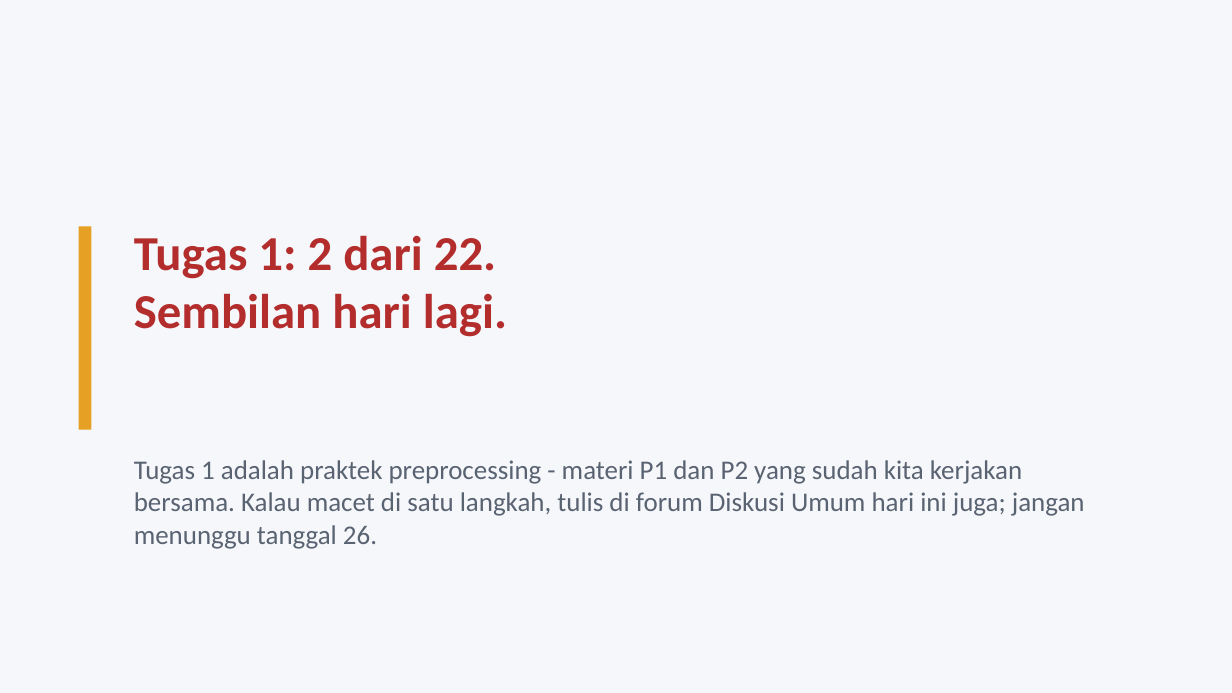
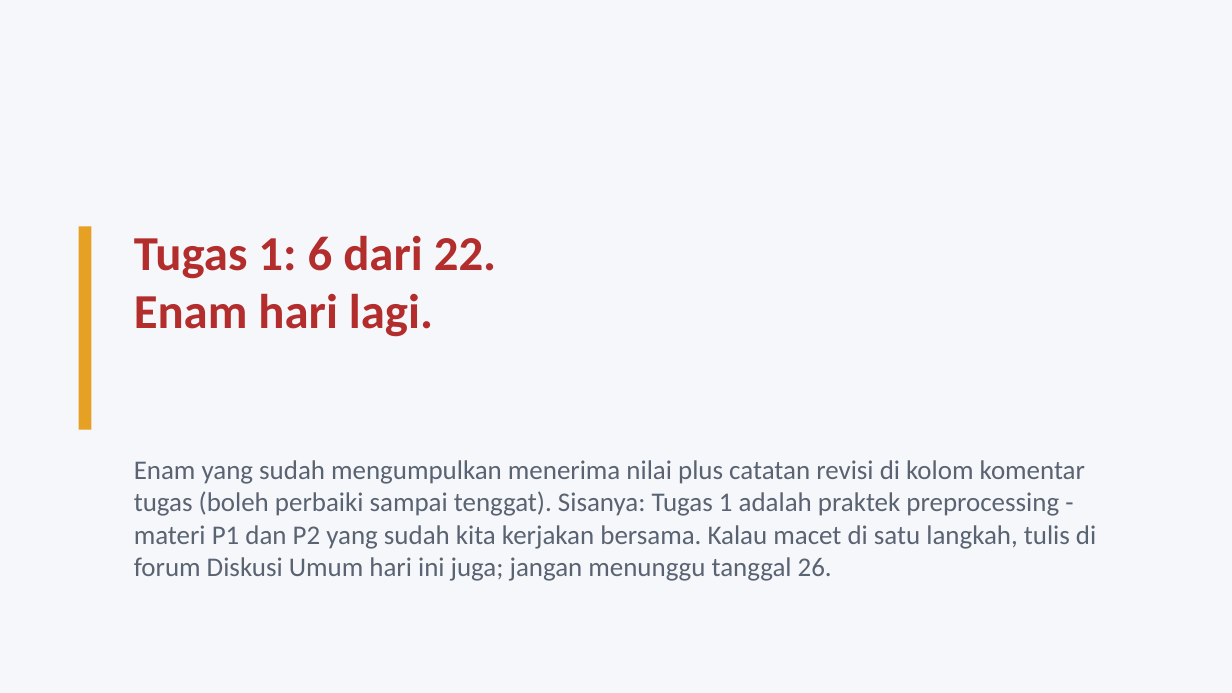
Before and after one commit to neimasilk/ebelajar, a slide deck: slide 3 of ganjil-2026-2027/pembelajaran-mesin/PM_A_Pertemuan3_Ganjil2026.pptx. Drawn at 1232x693 pixels with LibreOffice and Linux fonts; fonts in the diff are those of the drawing. Boxes give left, top, right and bottom in pixels: in the first picture for what was removed or moved away, otherwise in the second. Text is boxed around its words. In the diff, an @@ line names an element or a change of style, - is before the commit and + after.

```diff
--- a/ganjil-2026-2027/pembelajaran-mesin/PM_A_Pertemuan3_Ganjil2026.pptx
+++ b/ganjil-2026-2027/pembelajaran-mesin/PM_A_Pertemuan3_Ganjil2026.pptx
@@ text at (134, 235, 496, 337): text changed @@
-Tugas 1: 2 dari 22.
-Sembilan hari lagi.
+Tugas 1: 6 dari 22.
+Enam hari lagi.
@@ text at (134, 460, 1096, 581): text changed @@
-Tugas 1 adalah praktek preprocessing - materi P1 dan P2 yang sudah kita kerjakan bersama. Kalau macet di satu langkah, tulis di forum Diskusi Umum hari ini juga; jangan menunggu tanggal 26.
+Enam yang sudah mengumpulkan menerima nilai plus catatan revisi di kolom komentar tugas (boleh perbaiki sampai tenggat). Sisanya: Tugas 1 adalah praktek preprocessing - materi P1 dan P2 yang sudah kita kerjakan bersama. Kalau macet di satu langkah, tulis di forum Diskusi Umum hari ini juga; jangan menunggu tanggal 26.
```
Also in this commit, not shown: 1 other slide changed, 1 slide added, 2 other files.
